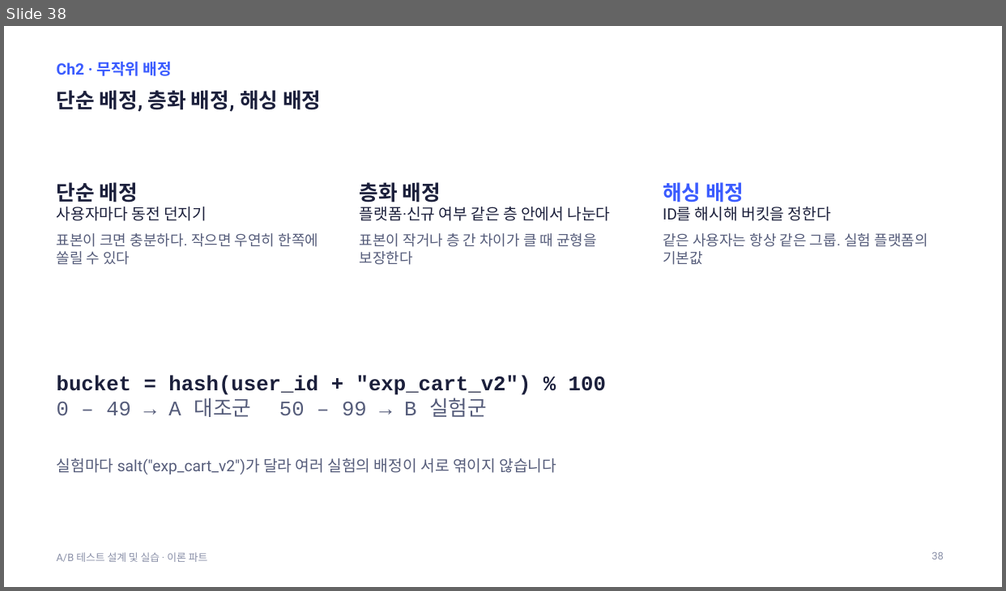
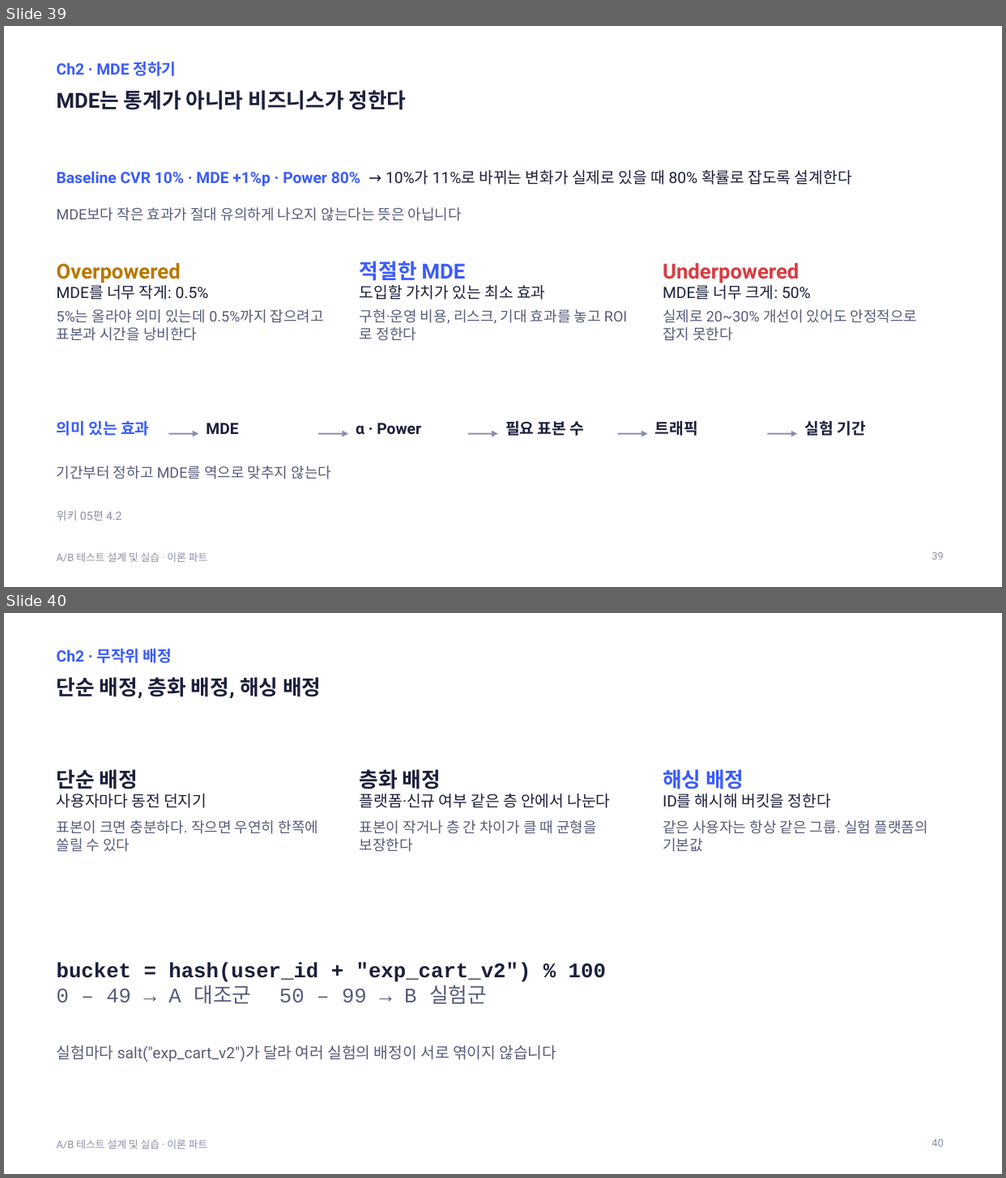
Before and after one commit to kkamret/quickmart-lab-rats, a slide deck: docs/lecture/ab-testing-theory.pptx. Shown one above the other, each under a label of ours: slide 38 before the commit, slides 39 and 40 after it. The pictures are 1006x591 and 1006x1178 pixels, drawn with LibreOffice and Linux fonts; fonts in the diff are those of the drawing. Boxes give left, top, right and bottom in pixels: in the first picture for what was removed or moved away, otherwise in the second. Text is boxed around its words. In the diff, an @@ line names an element or a change of style, - is before the commit and + after.

Commit message:
docs: 이론 PPT에 위키 05편 실험 운영 설계 반영
- Ch2에 α·Power와 실험 기간, MDE 정하기, 배정 비율 슬라이드 추가
- 가이드 덱 제작 기록 갱신

Refs #10

```diff
--- a/docs/lecture/ab-testing-theory.pptx
+++ b/docs/lecture/ab-testing-theory.pptx
@@ slide 39 added at (4,26,1002,587), background #FFFFFF; not listed: 1 template element that a slide beside it also shows @@
@@ text added at (57,62,177,76), 15 pt, text #3A5BFF, bold @@
+Ch2 · MDE 정하기
@@ title added at (57,90,407,110), 20 pt, text #1B1F3B, bold @@
+MDE는 통계가 아니라 비즈니스가 정한다
@@ text added at (57,170,852,186), 15 pt, text #1B1F3B @@
+Baseline CVR 10% · MDE +1%p · Power 80% → 10%가 11%로 바뀌는 변화가 실제로 있을 때 80% 확률로 잡도록 설계한다
@@ text added at (57,207,462,221), 14 pt, text #555C7A @@
+MDE보다 작은 효과가 절대 유의하게 나오지 않는다는 뜻은 아닙니다
@@ text added at (57,263,324,341), 14 pt, text #555C7A @@
+Overpowered
+MDE를 너무 작게: 0.5%
+5%는 올라야 의미 있는데 0.5%까지 잡으려고 표본과 시간을 낭비한다
@@ text added at (360,261,601,341), 14 pt, text #555C7A @@
+적절한 MDE
+도입할 가치가 있는 최소 효과
+구현·운영 비용, 리스크, 기대 효과를 놓고 ROI로 정한다
@@ text added at (663,263,918,341), 14 pt, text #555C7A @@
+Underpowered
+MDE를 너무 크게: 50%
+실제로 20~30% 개선이 있어도 안정적으로 잡지 못한다
@@ text added at (57,421,149,436), 15 pt, text #3A5BFF, bold @@
+의미 있는 효과
@@ arrow added from (168, 434) to (198, 434), #8A90A8 1.5 pt @@
@@ text added at (206,423,238,434), 15 pt, text #1B1F3B, bold @@
+MDE
@@ arrow added from (318, 434) to (348, 434), #8A90A8 1.5 pt @@
@@ text added at (356,423,421,434), 15 pt, text #1B1F3B, bold @@
+α · Power
@@ arrow added from (468, 434) to (498, 434), #8A90A8 1.5 pt @@
@@ text added at (505,421,585,436), 15 pt, text #1B1F3B, bold @@
+필요 표본 수
@@ arrow added from (618, 434) to (648, 434), #8A90A8 1.5 pt @@
@@ text added at (655,421,698,436), 15 pt, text #1B1F3B, bold @@
+트래픽
@@ arrow added from (768, 434) to (798, 434), #8A90A8 1.5 pt @@
@@ text added at (805,420,865,436), 15 pt, text #1B1F3B, bold @@
+실험 기간
@@ text added at (57,466,332,480), 14 pt, text #555C7A @@
+기간부터 정하고 MDE를 역으로 맞추지 않는다
@@ text added at (57,510,122,521), 11 pt, text #8A90A8 @@
+위키 05편 4.2
@@ page number added at (931,552,943,560), 10 pt, text #8A90A8 @@
+39
@@ what was slide 38 is now slide 40 @@
@@ page number at (931,1139,943,1147): text changed @@
-38
+40
```
Also in this commit, not shown: 5 slides changed, 2 other slides added, 2 other files.
